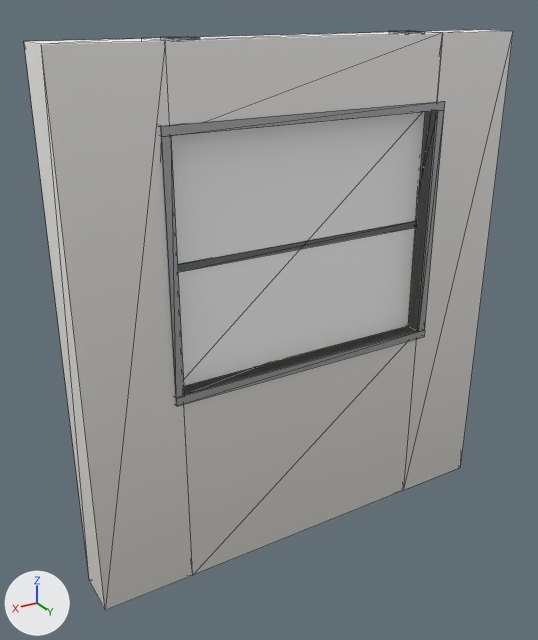
Renders of the glTF model models/kit/windowWall_concrete.glb from each side of a commit.
Both versions are drawn from a camera (50 mm lens) standing at (1.64, 2.48, 2.32) and looking at (0.11, -0.07, 1.05). The lights are fixed; the arrows at lower left show +X, +Y and +Z. The first picture is the older version. Mesh edges are drawn as thin lines. Vertices at exactly the same position are counted once.

Objects in the first picture: 'windowWall_concrete'.
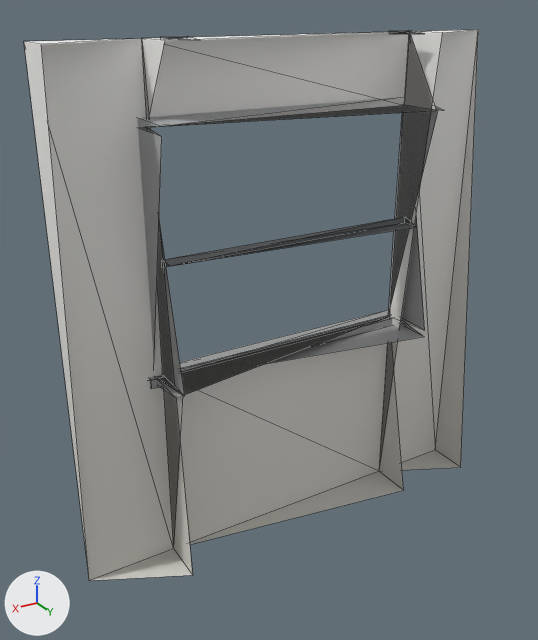
Boxes (x1, y1, x2, y2) around the edits, measured in the pictures (538 x 640 px):
'windowWall_concrete', reshaped (7% narrower): before (24, 30, 513, 610); after (24, 30, 478, 581)
part 1 of me_base, deleted: before (171, 112, 425, 386)
part 2 of me_base, deleted: before (41, 30, 513, 610)

Diff of the bpy script that builds the scene:
```diff
--- a/models/kit/windowWall_concrete.glb.py
+++ b/models/kit/windowWall_concrete.glb.py
@@ me_base @@
 # used by ob_windowwall_concrete; location = (0.0, 0.0, 0.0)
-me_base.from_pydata(...)  # 96 vertices, 168 faces; spans x -1.0..1.0, y -0.17..0.11, z 0.0..2.21
+me_base.from_pydata(...)  # 66 vertices, 78 faces; spans x -1.0..1.0, y -0.17..0.11, z 0.0..2.21
+# me_base part 1: the loose piece of 8 vertices spanning x -0.6..0.6, y 0.02..0.04, z 0.9..1.9 is deleted
+# me_base part 2
+# 14 vertices are removed from x -1.0..1.0, y 0.04..0.11, z 0.0..2.21
+# 66 faces are deleted
+# other edits to the shape of me_base do not show in these pictures
 me_base.materials.append(mat_concrete)
-me_base.materials.append(mat_pane)
 me_base.materials.append(mat_steel)
```
